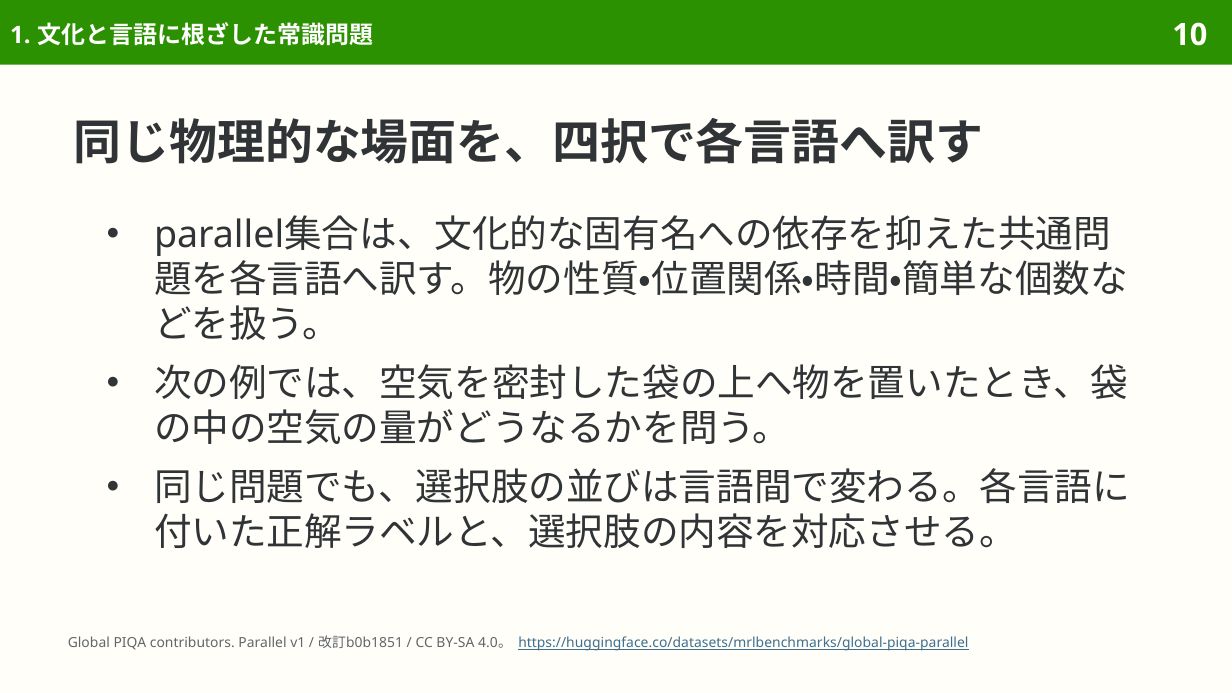
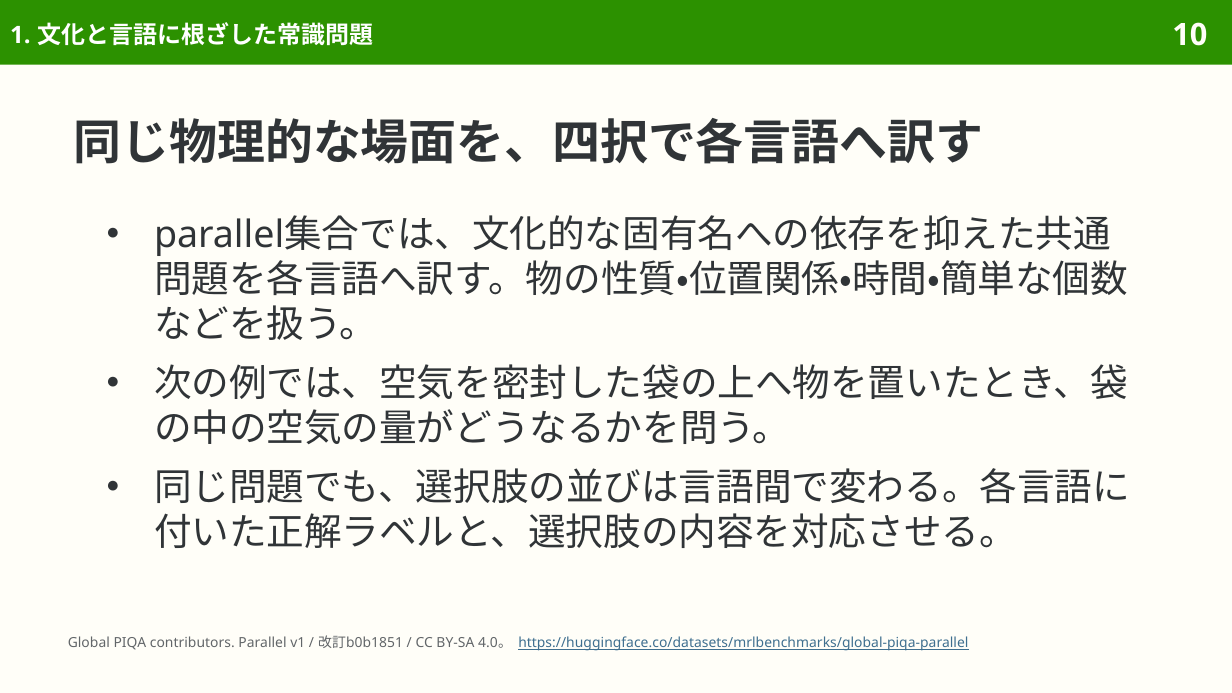
Before and after one commit to sasakiy84/datasets-in-10-minutes, a slide deck: slide 10 of slides/datasets-in-10-minutes-global-piqa.pptx. Drawn at 1232x693 pixels with LibreOffice and Linux fonts; fonts in the diff are those of the drawing. Boxes give left, top, right and bottom in pixels: in the first picture for what was removed or moved away, otherwise in the second. Text is boxed around its words. In the diff, an @@ line names an element or a change of style, - is before the commit and + after.

```diff
--- a/slides/datasets-in-10-minutes-global-piqa.pptx
+++ b/slides/datasets-in-10-minutes-global-piqa.pptx
@@ text at (154, 215, 1128, 340): text changed @@
-● parallel集合は、文化的な固有名への依存を抑えた共通問題を各言語へ訳す。物の性質・位置関係・時間・簡単な個数などを扱う。
+● parallel集合では、文化的な固有名への依存を抑えた共通問題を各言語へ訳す。物の性質・位置関係・時間・簡単な個数などを扱う。
```
Also in this commit, not shown: 9 other slides changed, 7 other files.
